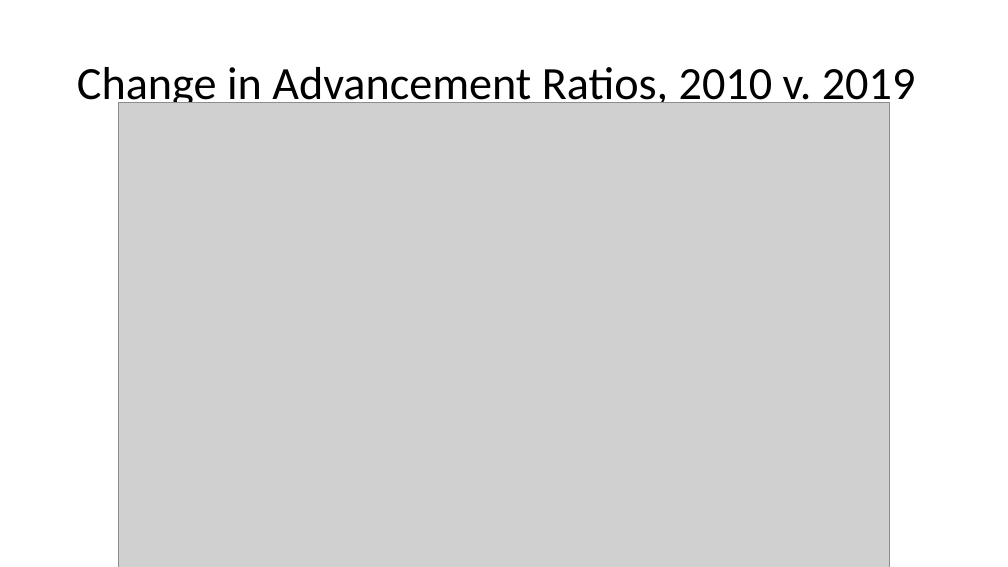
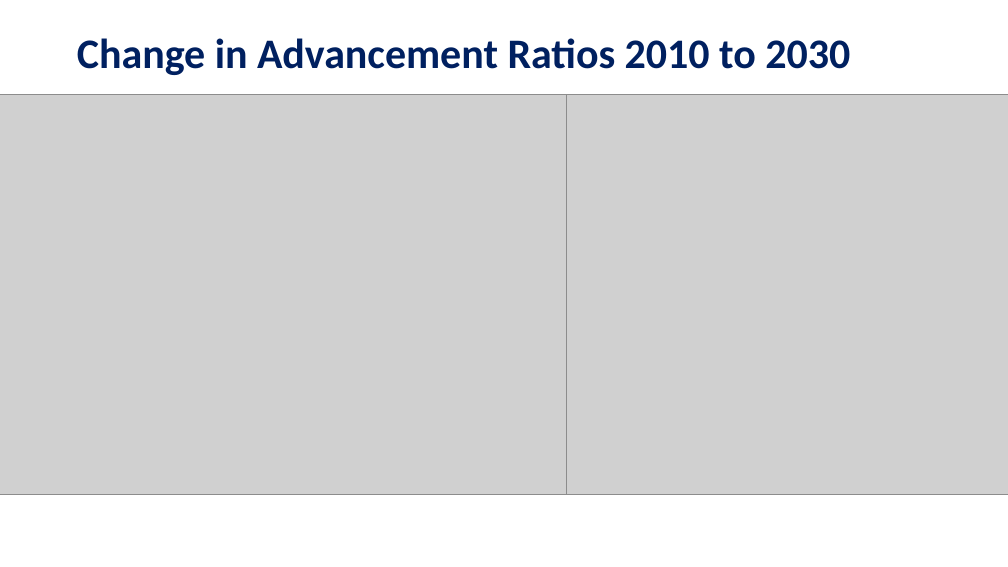
Before and after one commit to chinnamanaidu/project_rutgers, a slide deck: slide 4 of Presentation-v3.pptx. Drawn at 1008x567 pixels with LibreOffice and Linux fonts; fonts in the diff are those of the drawing; grey boxes stand for pictures. Boxes give left, top, right and bottom in pixels: in the first picture for what was removed or moved away, otherwise in the second. Text is boxed around its words. In the diff, an @@ line names an element or a change of style, - is before the commit and + after.

```diff
--- a/Presentation-v3.pptx
+++ b/Presentation-v3.pptx
@@ title at <box>77,38,850,75</box>: text changed; size 44 to 40 pt; text colour #000000 to #002060; bold on @@
-Change in Advancement Ratios, 2010 v. 2019
+Change in Advancement Ratios 2010 to 2030
@@ picture added at <box>0,95,566,494</box> @@
@@ picture removed at <box>119,103,890,567</box> @@
@@ picture added at <box>469,95,1008,494</box> @@
```
Also in this commit, not shown: 2 other slides changed, 2 slides added, 1 slide removed, 14 other files.
